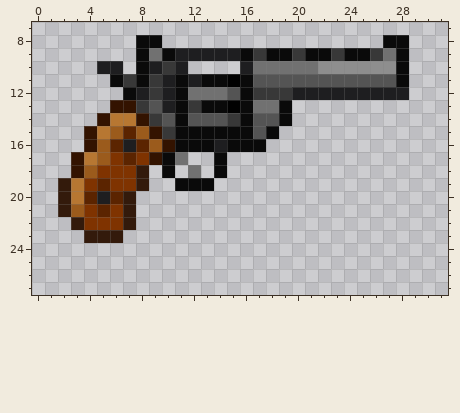
Pixel-art sprite -- Resources/Textures/Nuclear14/Objects/Weapons/Guns/Revolvers/magnum.rsi/bolt-open.png. Above, as it was before the edit.
The file is 32x32 pixels. Colours within 5 levels of each other are drawn and written as one. Shown: x 0..31, y 7..27.
The result:
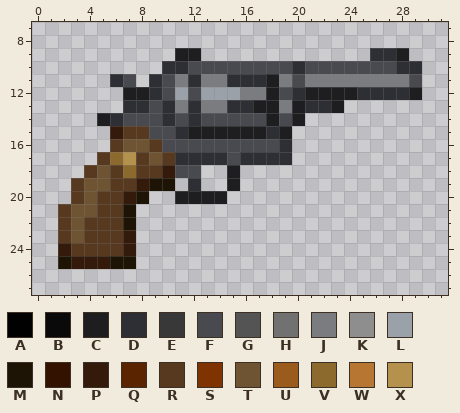
Palette (. is transparent): A #010101  B #0a0a0a  C #1e1e20  D #2e2f34  E #383838  F #494950  G #545454  H #717171  J #7a7c80  K #8e8e8e  L #9aa1a9  M #1d1405  N #331300  P #331a0b  Q #5b2400  R #56391e  S #7f3300  T #6e5432  U #9b5b1c  V #8c6a2e  W #b77732  X #b4924e
Difference:
Changed rows in their new state; - is an unchanged pixel.
first column x 2:
 8 ------..-----------------..-
 9 ------...--.............DDC-
10 ---..-..DDFFFFFFFFDFFFFFFFDD
11 ----DF.DFJDJJDDDCJFJJJJJJJJF
12 -----C-DFLFLLLJJCFD----DDDDC
13 ----.DDFDJDJJDDCCJCDDC------
14 ---CDFFFDFDFFFFFCFC---------
15 --..PRRFFDCCCCCCDC----------
16 --..RTTRFFFFFFFFFD----------
17 -..RVXRTRDDDDFDDDD----------
18 -.RTRVRRPFF-.C--------------
19 .RTTRR-MM.D.-C--------------
20 .RTRR-M--CCCC---------------
21 RTTRRM----------------------
22 RTRRRM----------------------
23 RTRRRP----------------------
24 PRRRRP----------------------
25 MPPPMM----------------------
Changed places in both pictures, as pixel boxes (x1, y1, x2, y2):
changed: (58, 35, 422, 269)
